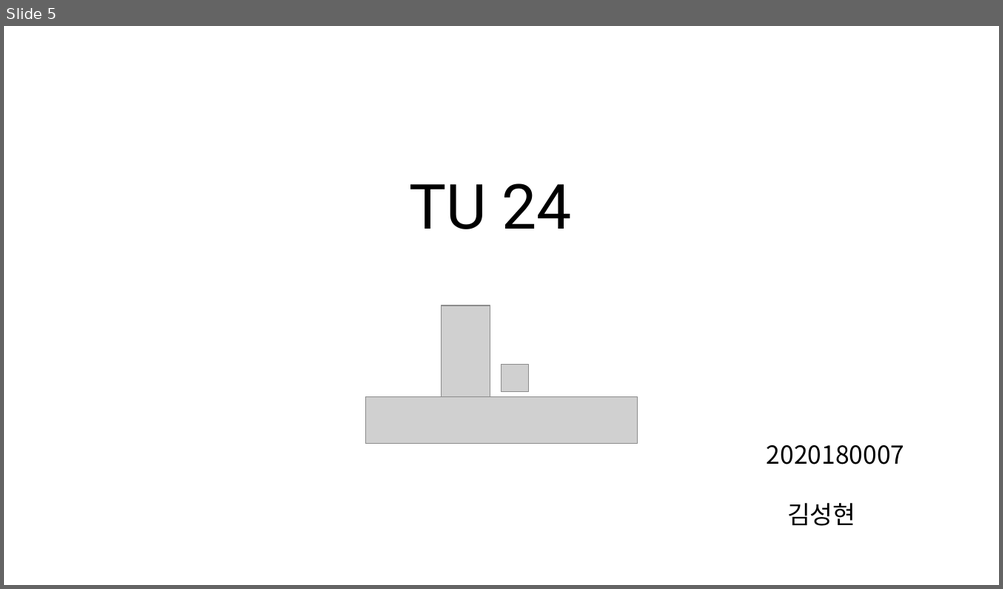
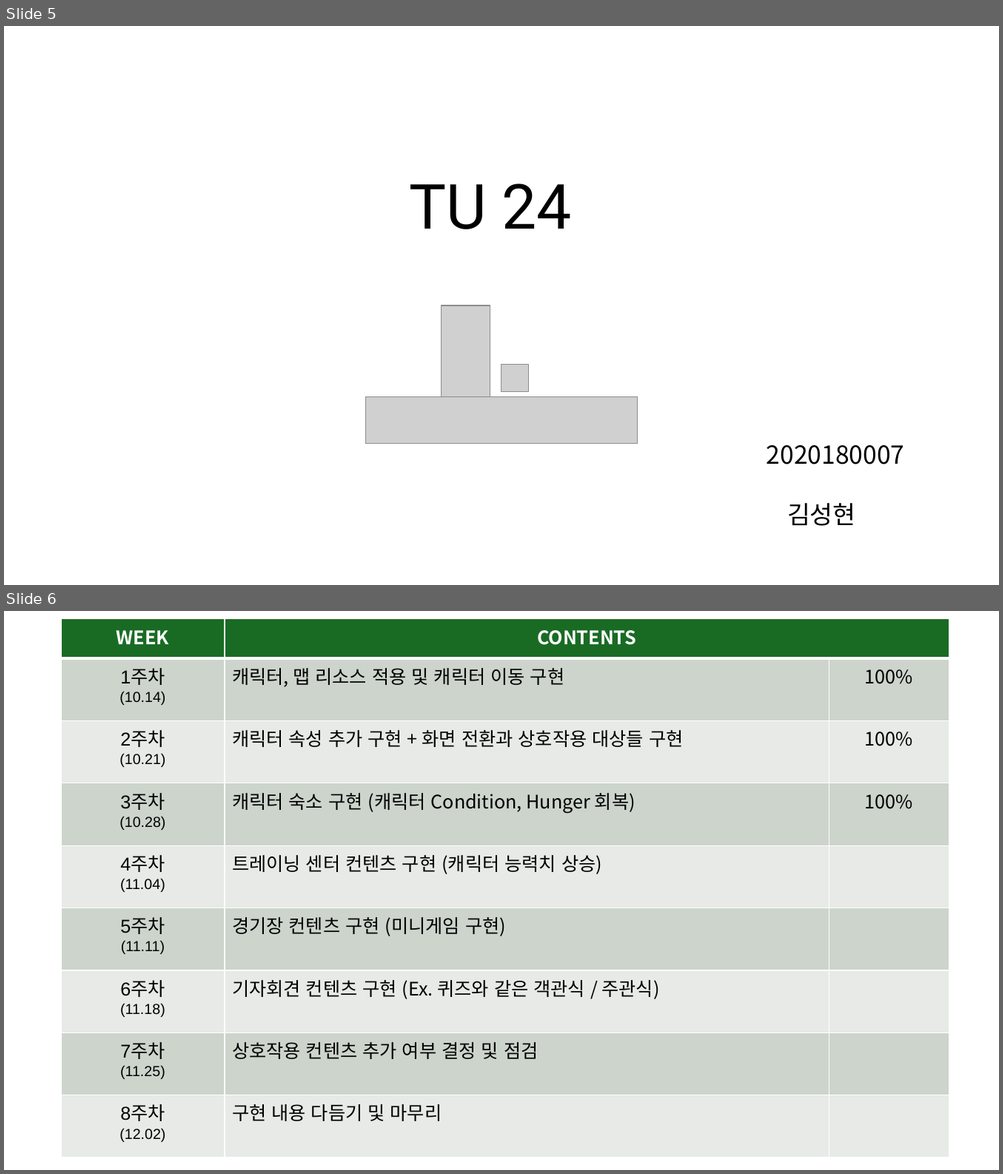
Before and after one commit to ssnghyxn-k/2DGP_PROJECT, a slide deck: 2DGP_PROJECT.pptx. Shown one above the other, each under a label of ours: slide 5 before the commit, slides 5 and 6 after it. The pictures are 1003x589 and 1003x1174 pixels, drawn with LibreOffice and Linux fonts; fonts in the diff are those of the drawing; grey boxes stand for pictures; background and template pictures are left out. Boxes give left, top, right and bottom in pixels: in the first picture for what was removed or moved away, otherwise in the second. Text is boxed around its words. In the diff, an @@ line names an element or a change of style, - is before the commit and + after.

```diff
--- a/2DGP_PROJECT.pptx
+++ b/2DGP_PROJECT.pptx
@@ slide 6 added at box(4, 611, 999, 1170), background picture (left out) @@
@@ table added at box(61, 619, 948, 1159), 9 rows, 3 columns @@
+WEEK | CONTENTS | 
+1주차 / (10.14) | 캐릭터, 맵 리소스 적용 및 캐릭터 이동 구현 | 100%
+2주차 / (10.21) | 캐릭터 속성 추가 구현 + 화면 전환과 상호작용 대상들 구현 | 100%
+3주차 / (10.28) | 캐릭터 숙소 구현 (캐릭터 Condition, Hunger 회복) | 100%
+4주차 / (11.04) | 트레이닝 센터 컨텐츠 구현 (캐릭터 능력치 상승) | 
+5주차 / (11.11) | 경기장 컨텐츠 구현 (미니게임 구현) | 
+6주차 / (11.18) | 기자회견 컨텐츠 구현 (Ex. 퀴즈와 같은 객관식 / 주관식) | 
+7주차 / (11.25) | 상호작용 컨텐츠 추가 여부 결정 및 점검 | 
+8주차 / (12.02) | 구현 내용 다듬기 및 마무리 | 
```
Also in this commit, not shown: 2 other slides added, 7 other files.
